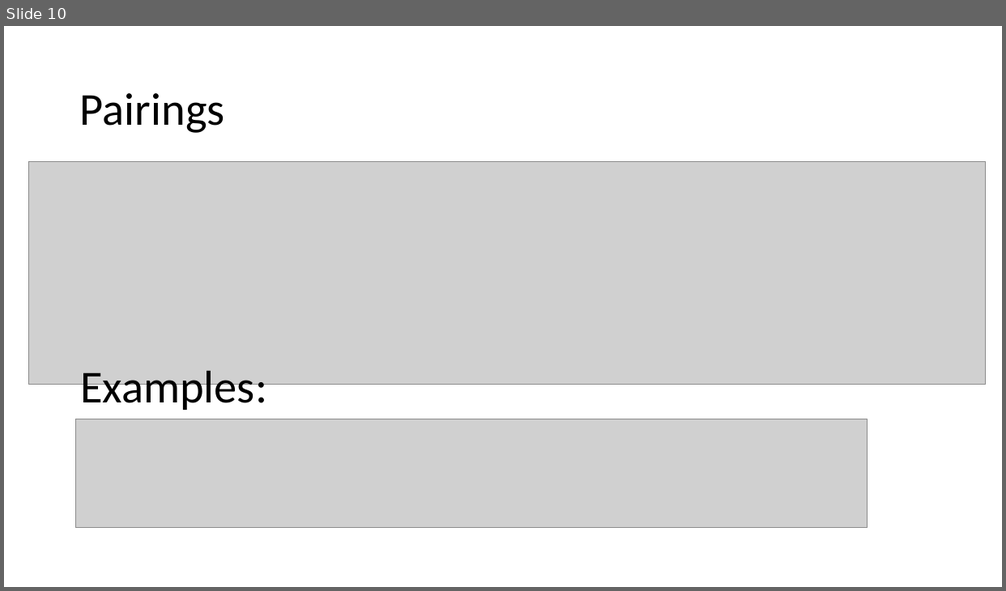
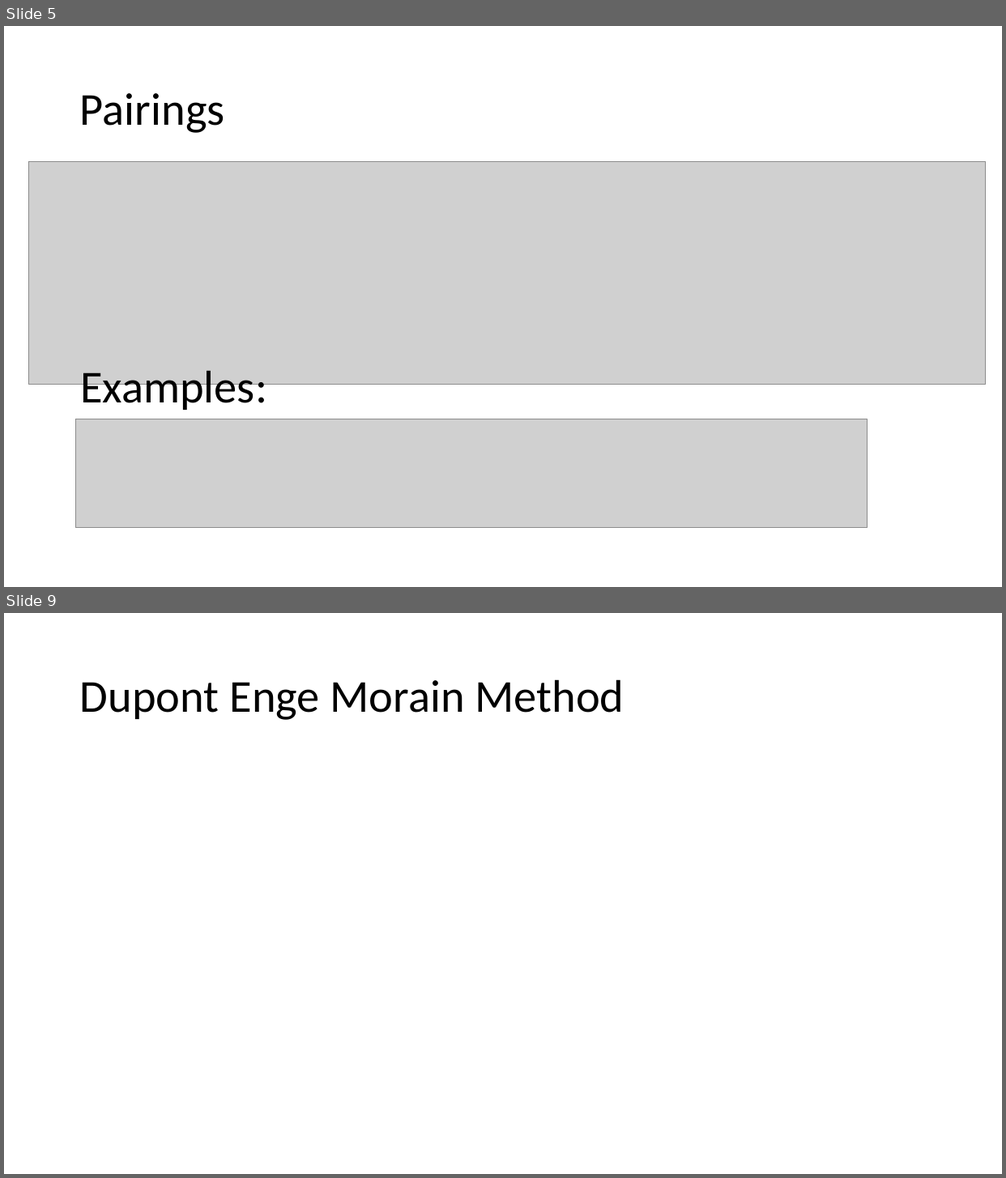
Before and after one commit to Srizzle/CS276-Project-Writeup, a slide deck: Presentation.ppt.pptx. Shown one above the other, each under a label of ours: slide 10 before the commit, slides 5 and 9 after it; the slides between them are not shown. The pictures are 1006x591 and 1006x1178 pixels, drawn with LibreOffice and Linux fonts; fonts in the diff are those of the drawing; grey boxes stand for pictures. Boxes give left, top, right and bottom in pixels: in the first picture for what was removed or moved away, otherwise in the second. Text is boxed around its words. In the diff, an @@ line names an element or a change of style, - is before the commit and + after.

```diff
--- a/Presentation.ppt.pptx
+++ b/Presentation.ppt.pptx
@@ slide 9 added at <box>4,613,1002,1174</box>, background #FFFFFF @@
@@ title added at <box>80,679,624,720</box>, 44 pt, text #000000 @@
+Dupont Enge Morain Method
@@ what was slide 10 is now slide 5 @@
```
Also in this commit, not shown: 1 slide changed, 2 other slides added, 6 slides removed, 8 other files.
